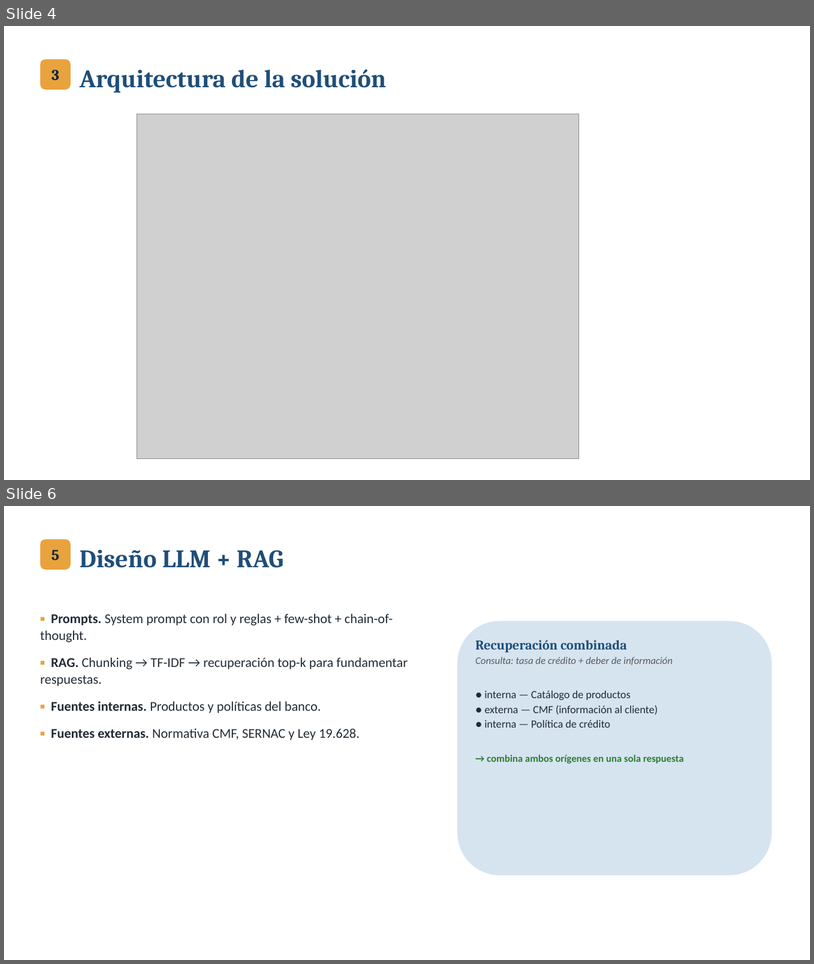
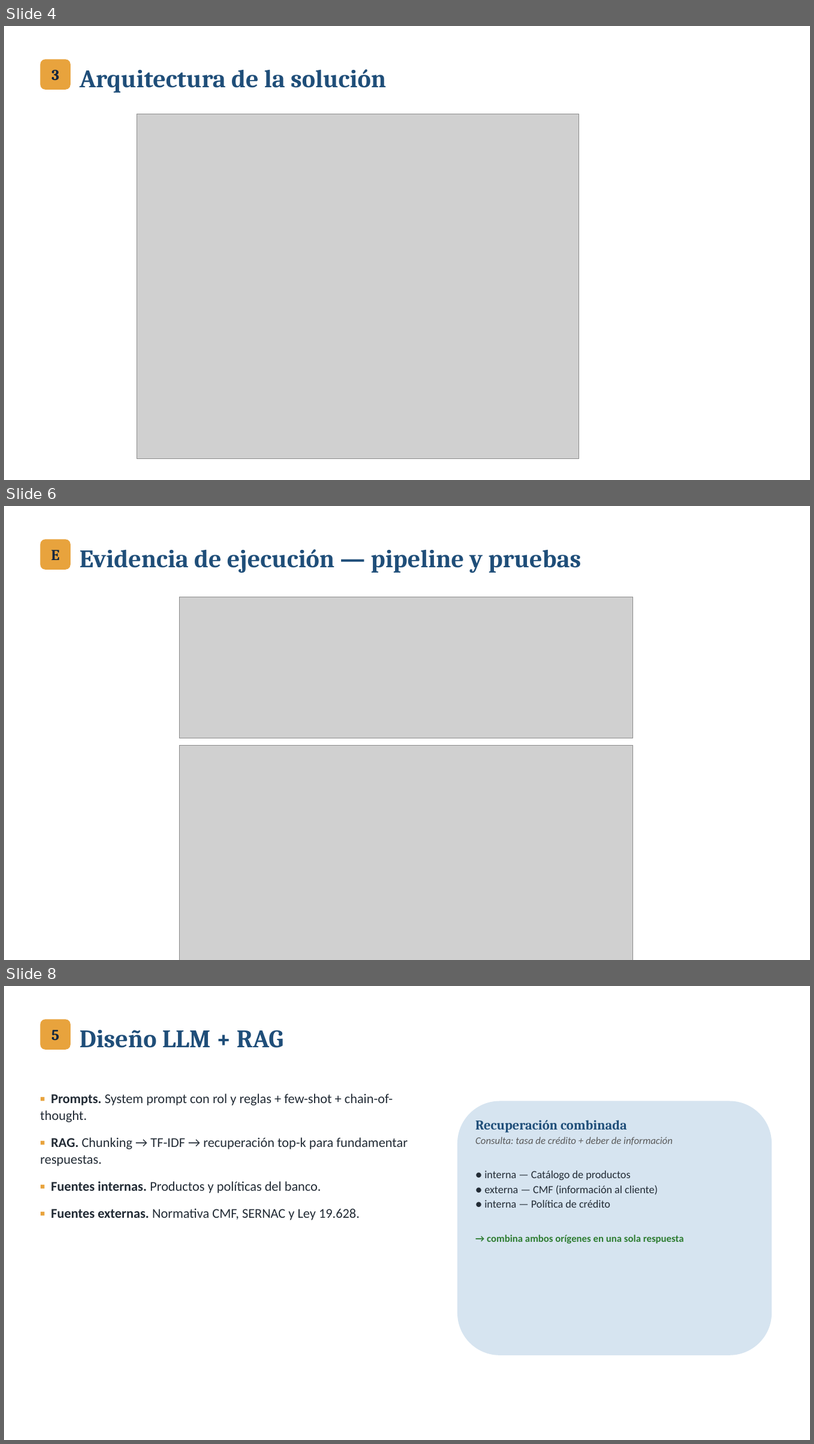
Before and after one commit to rogrosas/Ingenier-a-de-Soluciones-con-Inteligencia-Artificial, a slide deck: entrega/EFT_Presentacion_Defensa.pptx. Shown one above the other, each under a label of ours: slides 4 and 6 before the commit, slides 4, 6 and 8 after it; the slides between them are not shown. The pictures are 814x964 and 814x1444 pixels, drawn with LibreOffice and Linux fonts; fonts in the diff are those of the drawing; grey boxes stand for pictures. Boxes give left, top, right and bottom in pixels: in the first picture for what was removed or moved away, otherwise in the second. Text is boxed around its words. In the diff, an @@ line names an element or a change of style, - is before the commit and + after.

```diff
--- a/entrega/EFT_Presentacion_Defensa.pptx
+++ b/entrega/EFT_Presentacion_Defensa.pptx
@@ slide 6 added at (4, 506, 810, 960), background #FFFFFF @@
@@ rounded rectangle added at (40, 539, 71, 570), fill #E8A33D @@
@@ text added at (51, 550, 60, 560), 18 pt, text #0F2540, bold @@
+E
@@ text added at (80, 549, 582, 573), 30 pt, text #1F4E79, bold @@
+Evidencia de ejecución — pipeline y pruebas
@@ picture added at (179, 597, 633, 738) @@
@@ picture added at (179, 745, 633, 960) @@
@@ what was slide 6 is now slide 8 @@
```
Also in this commit, not shown: 1 slide changed, 1 other slide added, 1 other file.
